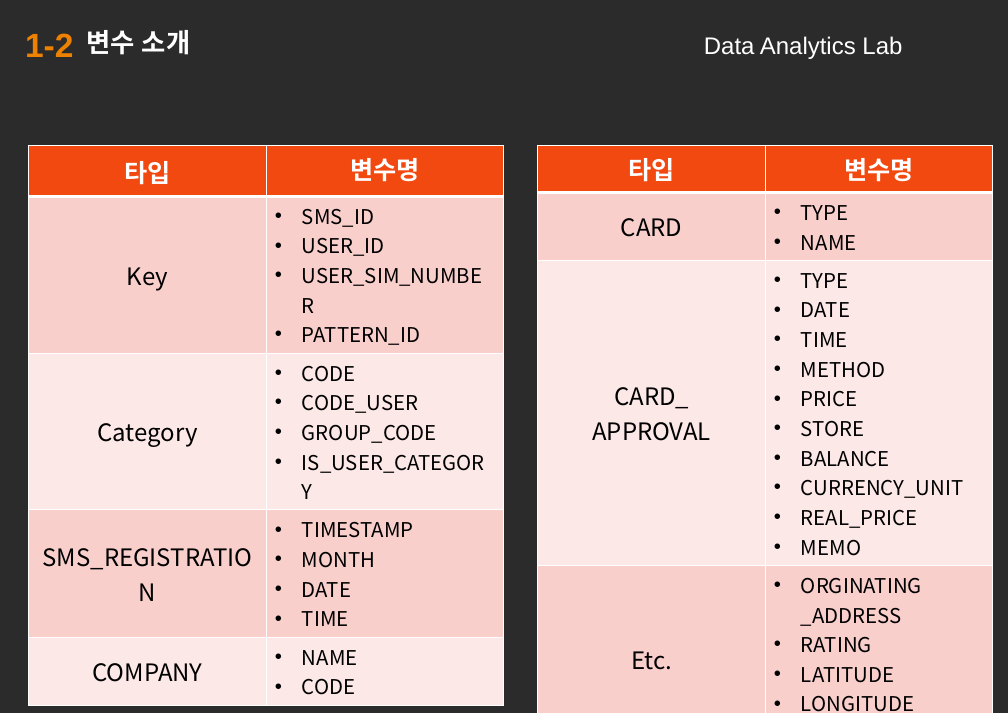
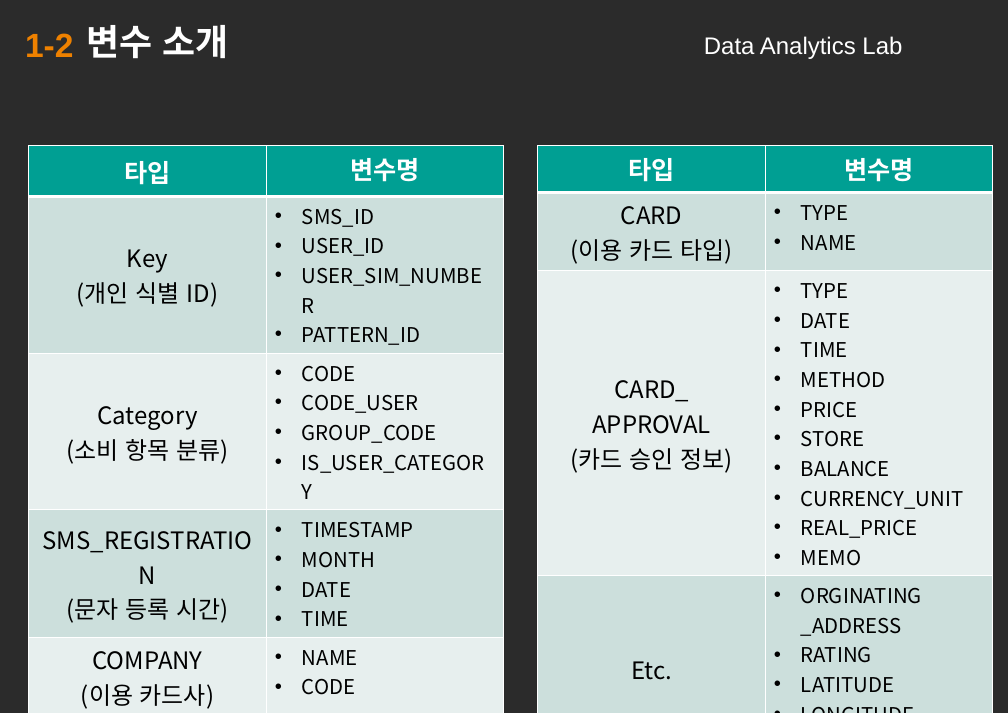
Before and after one commit to abcd00ou/LDS-Stat, a slide deck: slide 5 of 최종 보고서_이동성.pptx. Drawn at 1008x713 pixels with LibreOffice and Linux fonts; fonts in the diff are those of the drawing; background and template pictures are left out; a plain dark background stands for a picture behind light text. Boxes give left, top, right and bottom in pixels: in the first picture for what was removed or moved away, otherwise in the second. Text is boxed around its words. In the diff, an @@ line names an element or a change of style, - is before the commit and + after.

```diff
--- a/최종 보고서_이동성.pptx
+++ b/최종 보고서_이동성.pptx
@@ text "변수 소개" at bbox=[86, 25, 228, 59]: size 22 to 30 pt; more space between paragraphs @@
@@ table at bbox=[28, 146, 504, 713] @@
-row 2, column 1: Key
+row 2, column 1: Key / (개인 식별 ID)
-row 3, column 1: Category
+row 3, column 1: Category / (소비 항목 분류)
-row 4, column 1: SMS_REGISTRATION
+row 4, column 1: SMS_REGISTRATION / (문자 등록 시간)
-row 5, column 1: COMPANY
+row 5, column 1: COMPANY / (이용 카드사)
@@ fill #F24910 to #009F93 in row 1 @@
@@ fill #FAD0CC to #CCDFDC in 4 cells @@
@@ fill #FCE9E7 to #E7F0EE in 4 cells @@
@@ table at bbox=[538, 146, 993, 697] @@
-row 2, column 1: CARD
+row 2, column 1: CARD / (이용 카드 타입)
-row 3, column 1: CARD_ / APPROVAL
+row 3, column 1: CARD_ / APPROVAL / (카드 승인 정보)
@@ fill #F24910 to #009F93 in row 1 @@
@@ fill #FAD0CC to #CCDFDC in 4 cells @@
@@ fill #FCE9E7 to #E7F0EE in row 3 @@
```
Also in this commit, not shown: 24 other slides changed, 12 slides added, 3 slides removed.
